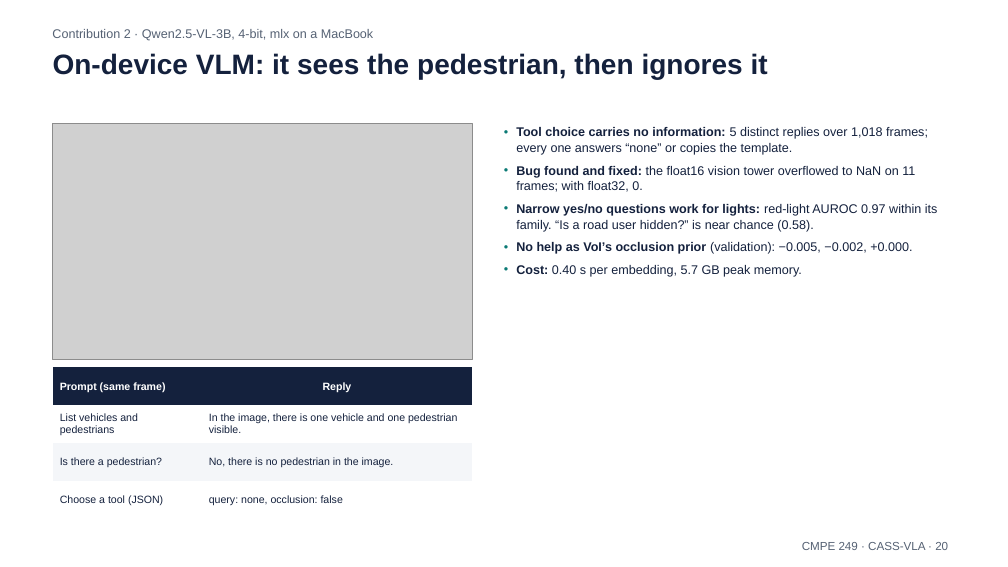
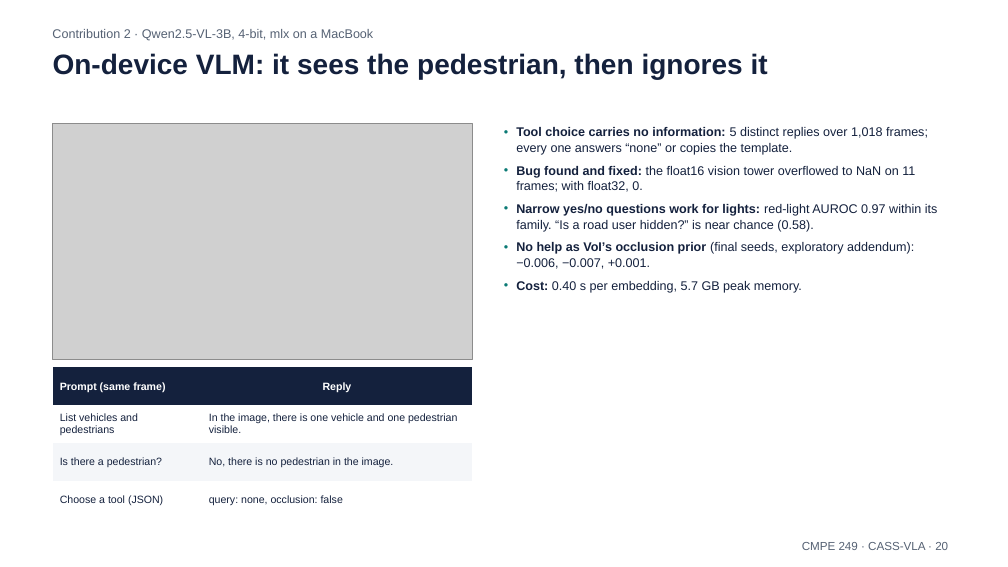
Before and after one commit to SJSU-IAS-Project/CASS-VLA, a slide deck: slide 20 of docs/final/deck/joint_deck.pptx. Drawn at 1008x567 pixels with LibreOffice and Linux fonts; fonts in the diff are those of the drawing; grey boxes stand for pictures. Boxes give left, top, right and bottom in pixels: in the first picture for what was removed or moved away, otherwise in the second. Text is boxed around its words. In the diff, an @@ line names an element or a change of style, - is before the commit and + after.

```diff
--- a/docs/final/deck/joint_deck.pptx
+++ b/docs/final/deck/joint_deck.pptx
@@ text at <box>516,242,914,269</box>: text changed @@
-• No help as VoI’s occlusion prior (validation): −0.005, −0.002, +0.000.
+• No help as VoI’s occlusion prior (final seeds, exploratory addendum): −0.006, −0.007, +0.001.
```
Also in this commit, not shown: 1 other slide changed, 8 other files.
